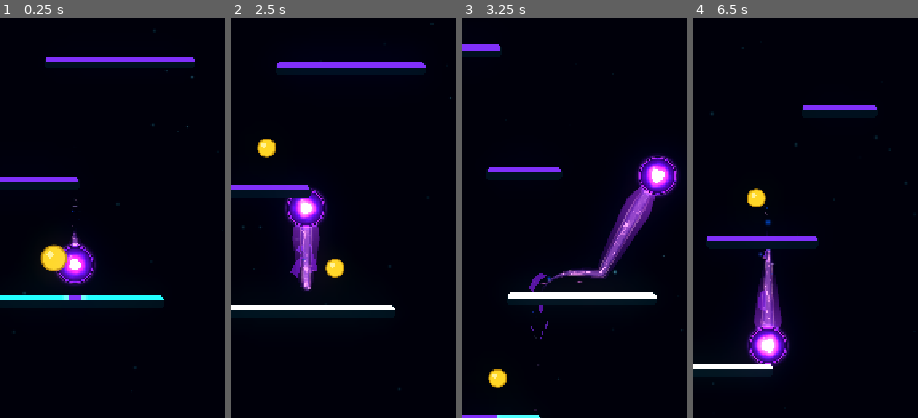
Above: before the commit, frames 1-4 (left to right).
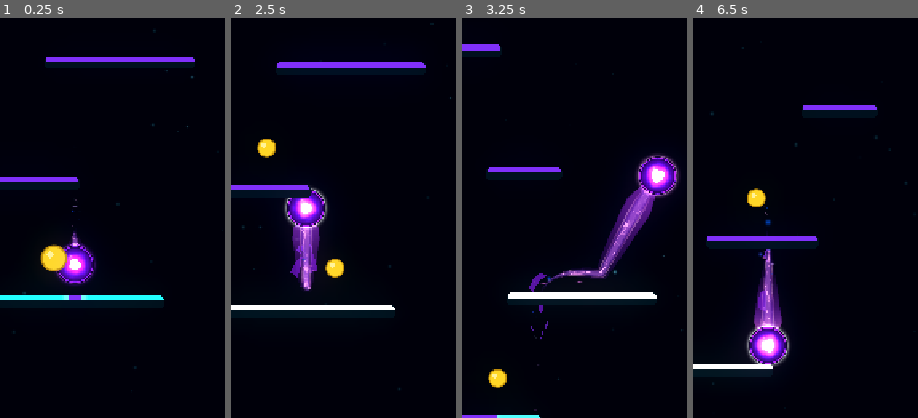
Above: after the commit, the same moments.

Repository: Kryodo/TowerJump
Game: Godot game, scene res://scenes/main.tscn
Same seed, same stepped clock (60 frames per second), same inputs: the game is played once before the commit and once after it.
Inputs (mouse positions are % of the whole screen's width and height, from its top left):
- Up to frame 1 (0.25 s): no input
- Up to frame 2 (2.5 s): move the mouse to (72, 45) at 0.52 s; hold Right (ui_right) 0.53-1.25 s; click (72, 45) at 0.67 s; drag from (30, 55) to (47, 31) at 1.27 s; click "Nochmal spielen" at 2 s
- Up to frame 3 (3.25 s): move the mouse to (60, 28) at 2.77 s; hold Right (ui_right) from 2.78 s (still down)
- Up to frame 4 (6.5 s): release Right (ui_right) at 3.5 s; drag from (45, 70) to (28, 35) at 3.52 s; move the mouse to (80, 65) at 4.27 s; hold Left (ui_left) 4.28-5 s; click "Nochmal spielen" at 5 s; drag from (20, 35) to (47, 33) at 5.77 s
The pictures show only the part of the screen within x 33-83%, y 22-72%; the shares and areas given below are measured in that part.

Frame 1 is identical in both runs. In frame 2, 0.3% of the frame differs, in the area x 23-44%, y 42-53%; in frame 3, 0.2%; in frame 4, 0.5%, in the area x 23-44%, y 75-88%.

Commit message:
Keep ambient pulses alive and localize landing trail feedback

Diff:
--- a/scripts/ball_trail.gd
+++ b/scripts/ball_trail.gd
@@ -59,15 +59,14 @@
 var _landing_anticipation: float = 0.0
 var _landing_confirmation_elapsed: float = -1.0
 var _landing_confirmation_strength: float = 0.0
-var _landing_pulse_active: bool = false
-var _landing_pulse_progress: float = -1.0
+var _landing_trail_kick_elapsed: float = -1.0
+var _landing_trail_kick_strength: float = 0.0
 
 # Ambient pulses remain occasional; landings use a separate, faster discharge.
 const ENERGY_PULSE_SPEED: float = 0.62
 const ENERGY_PULSE_END: float = 0.94
 const ENERGY_FILAMENT_MAX_ACTIVE: int = 8
-const LANDING_PULSE_SPEED: float = 2.35
-const LANDING_PULSE_END: float = 0.97
+const LANDING_TRAIL_KICK_DURATION: float = 0.16
 const LANDING_CONFIRMATION_DURATION: float = 0.26
 const LANDING_ANTICIPATION_RESPONSE: float = 10.0
 
@@ -639,19 +638,15 @@
 
 
 func _start_landing_response() -> void:
-	# Landing takes visual priority. Let the spontaneous pulse resume later
-	# rather than stacking two bright travelling highlights on top of each other.
-	_pulse_active = false
-	_pulse_progress = -1.0
-	_pulse_filament_spawned = false
-	_pulse_cooldown = maxf(_pulse_cooldown, _visual_rng.randf_range(2.5, 3.6))
-
+	# Keep the ambient travelling pulse and its filament schedule untouched.
+	# Landing feedback is a short local impulse near the orb, not a second
+	# pulse racing along the ribbon.
 	_landing_approach_platform = null
 	_landing_anticipation_target = 0.0
 	_landing_confirmation_elapsed = 0.0
 	_landing_confirmation_strength = 0.0
-	_landing_pulse_active = true
-	_landing_pulse_progress = 0.0
+	_landing_trail_kick_elapsed = 0.0
+	_landing_trail_kick_strength = 0.0
 
 
 func _update_landing_response(delta: float) -> void:
@@ -673,22 +668,27 @@
 	else:
 		_landing_confirmation_strength = 0.0
 
-	if _landing_pulse_active:
-		_landing_pulse_progress = minf(
-			_landing_pulse_progress + delta * LANDING_PULSE_SPEED,
-			1.0
-		)
-		if _landing_pulse_progress >= LANDING_PULSE_END:
-			_landing_pulse_active = false
-			_landing_pulse_progress = -1.0
+	if _landing_trail_kick_elapsed >= 0.0:
+		_landing_trail_kick_elapsed += delta
+		var kick_attack: float = smoothstep(0.0, 0.025, _landing_trail_kick_elapsed)
+		var kick_release: float = 1.0 - smoothstep(0.035, LANDING_TRAIL_KICK_DURATION, _landing_trail_kick_elapsed)
+		_landing_trail_kick_strength = kick_attack * kick_release
+		if _landing_trail_kick_elapsed >= LANDING_TRAIL_KICK_DURATION:
+			_landing_trail_kick_elapsed = -1.0
+			_landing_trail_kick_strength = 0.0
+	else:
+		_landing_trail_kick_strength = 0.0
 
 	var orb_material := _ball_visual.material as ShaderMaterial
 	if orb_material != null:
 		orb_material.set_shader_parameter("landing_anticipation", _landing_anticipation)
 		orb_material.set_shader_parameter("landing_confirmation", _landing_confirmation_strength)
 
-	var progress_for_shader: float = _landing_pulse_progress if _landing_pulse_active else -1.0
-	var strength_for_shader: float = 1.0 if _landing_pulse_active else 0.0
+	if _rim_aura != null:
+		var rim_aura_material := _rim_aura.material as ShaderMaterial
+		if rim_aura_material != null:
+			rim_aura_material.set_shader_parameter("landing_confirmation", _landing_confirmation_strength)
+
 	var materials: Array[ShaderMaterial] = [
 		_unified_shape.material as ShaderMaterial,
 		_energy_line.material as ShaderMaterial,
@@ -696,8 +696,7 @@
 	]
 	for shader_material in materials:
 		if shader_material != null:
-			shader_material.set_shader_parameter("landing_pulse_progress", progress_for_shader)
-			shader_material.set_shader_parameter("landing_pulse_strength", strength_for_shader)
+			shader_material.set_shader_parameter("landing_kick_strength", _landing_trail_kick_strength)
 
 
 func _on_landing_confirmed(event: LandingEvent) -> void:
